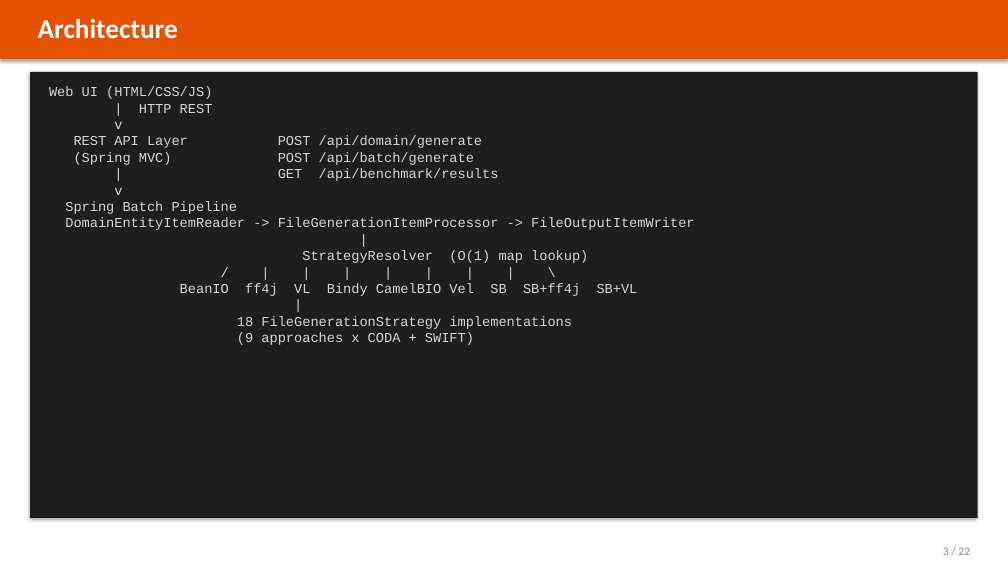
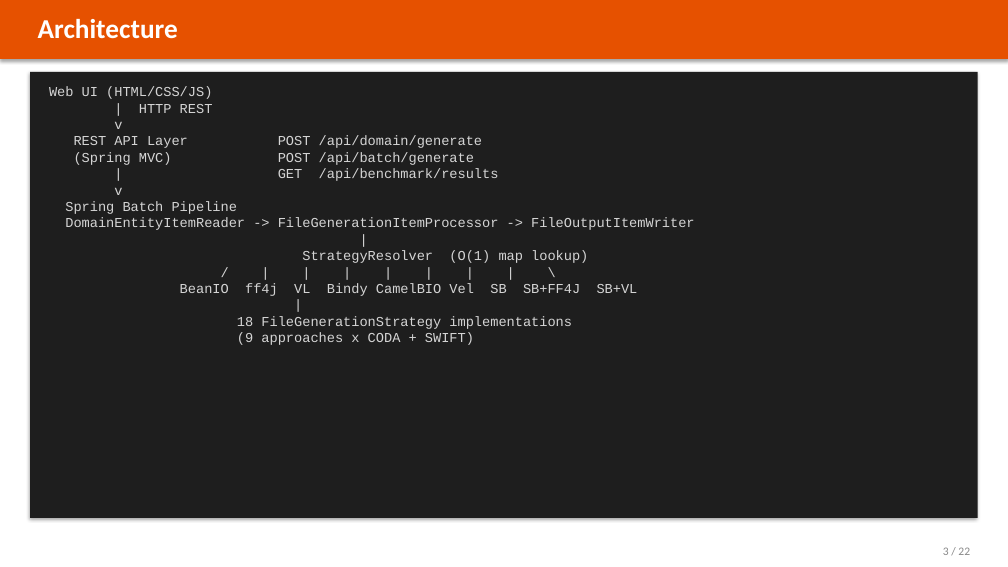
Before and after one commit to wallaceespindola/fixed-length-converters, a slide deck: slide 3 of docs/slides/banking-parser-platform.pptx. Drawn at 1008x567 pixels with LibreOffice and Linux fonts; fonts in the diff are those of the drawing. Boxes give left, top, right and bottom in pixels: in the first picture for what was removed or moved away, otherwise in the second. Text is boxed around its words. In the diff, an @@ line names an element or a change of style, - is before the commit and + after.

```diff
--- a/docs/slides/banking-parser-platform.pptx
+++ b/docs/slides/banking-parser-platform.pptx
@@ text at bbox=[180, 283, 638, 296]: text changed @@
-BeanIO ff4j VL Bindy CamelBIO Vel SB SB+ff4j SB+VL
+BeanIO ff4j VL Bindy CamelBIO Vel SB SB+FF4J SB+VL
```
Also in this commit, not shown: 7 other slides changed, 29 other files.
